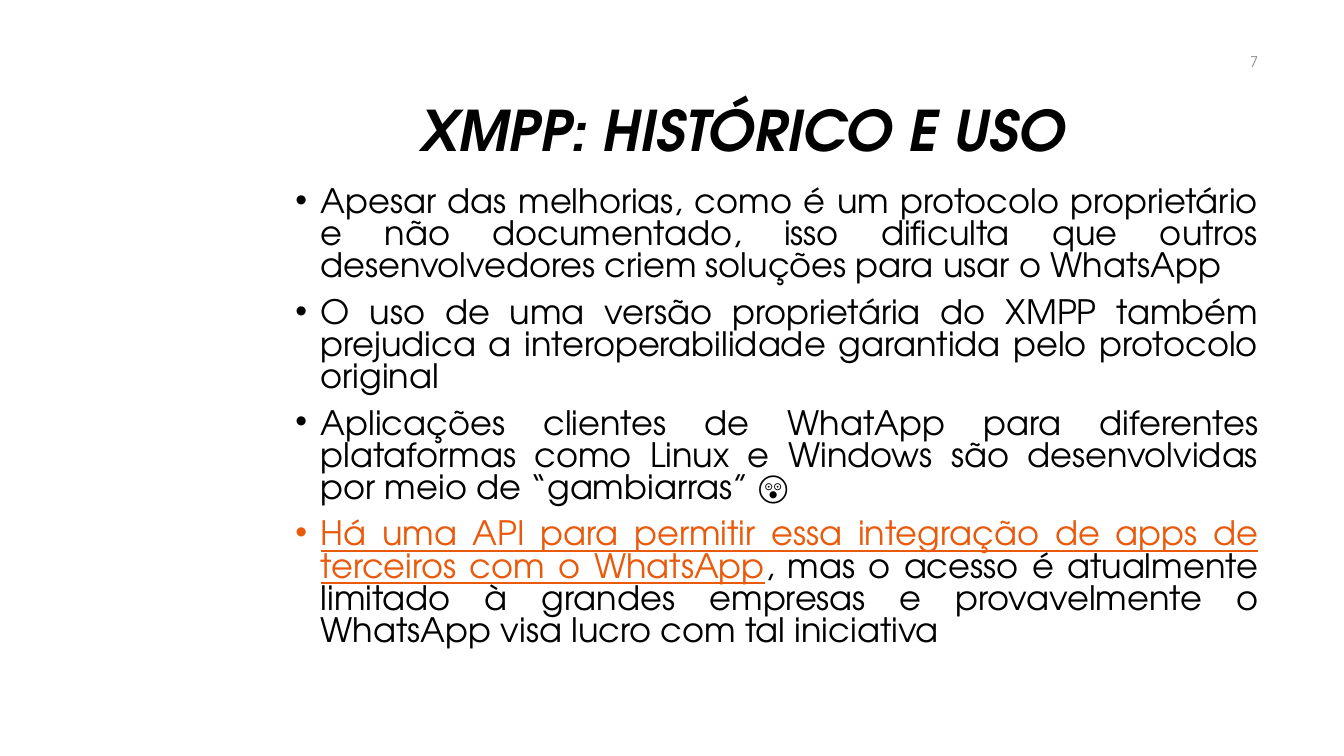
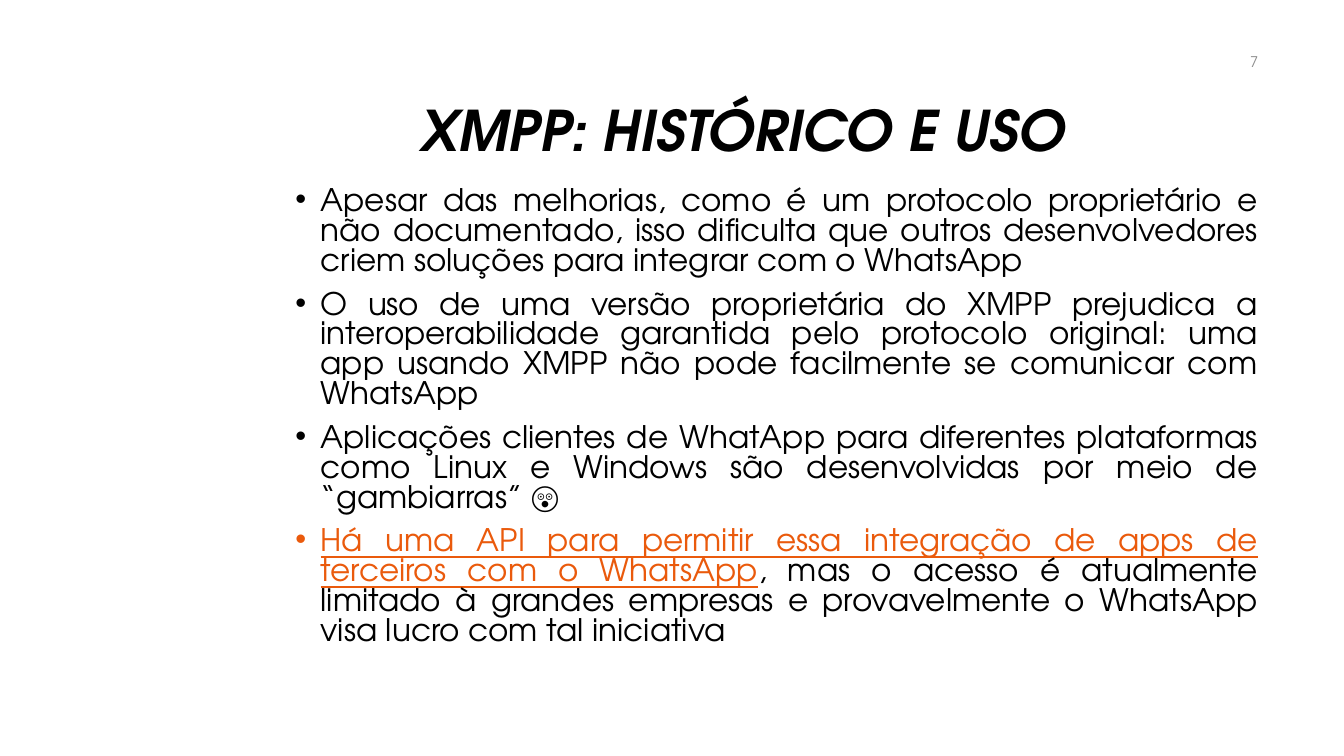
Before and after one commit to manoelcampos/sistemas-distribuidos, a slide deck: slide 7 of projects/06-xmpp-chat-client/xmpp.pptx. Drawn at 1344x756 pixels with LibreOffice and Linux fonts; fonts in the diff are those of the drawing; background and template pictures are left out. Boxes give left, top, right and bottom in pixels: in the first picture for what was removed or moved away, otherwise in the second. Text is boxed around its words. In the diff, an @@ line names an element or a change of style, - is before the commit and + after.

Commit message:
Atualiza apresentação xmpp

```diff
--- a/projects/06-xmpp-chat-client/xmpp.pptx
+++ b/projects/06-xmpp-chat-client/xmpp.pptx
@@ text at (321, 187, 1258, 410): text changed; size 24 to 22.2 pt @@
-• Apesar das melhorias, como é um protocolo proprietário e não documentado, isso dificulta que outros desenvolvedores criem soluções para usar o WhatsApp
-• O uso de uma versão proprietária do XMPP também prejudica a interoperabilidade garantida pelo protocolo original
+• Apesar das melhorias, como é um protocolo proprietário e não documentado, isso dificulta que outros desenvolvedores criem soluções para integrar com o WhatsApp
+• O uso de uma versão proprietária do XMPP prejudica a interoperabilidade garantida pelo protocolo original: uma app usando XMPP não pode facilmente se comunicar com WhatsApp
@@ text at (321, 425, 1258, 642): size 24 to 22.2 pt in "Aplicações clientes de WhatApp para diferentes plataformas ...", "Há uma API para permitir essa integração ..." @@
```
Also in this commit, not shown: 3 other slides changed.
